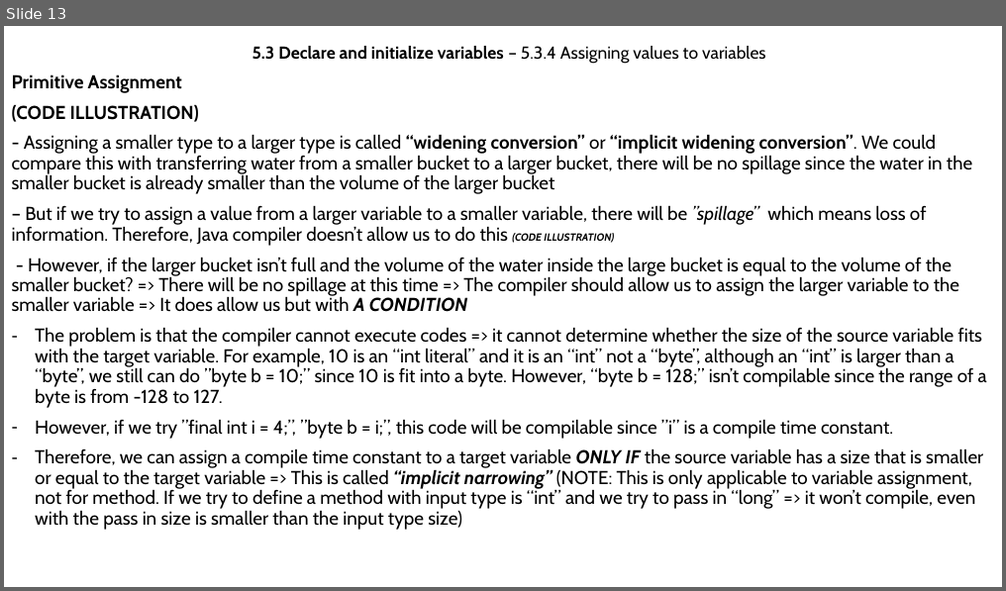
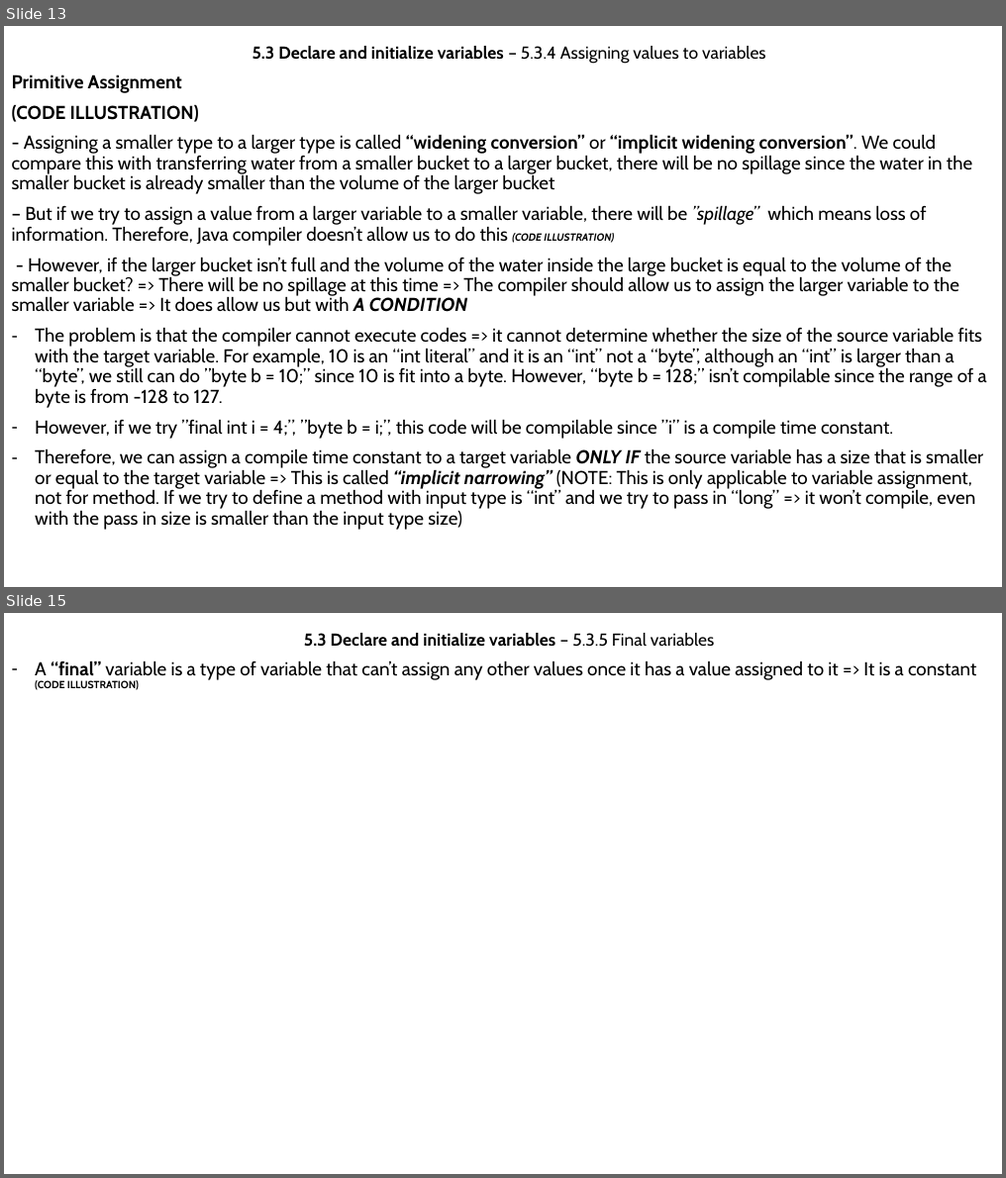
Before and after one commit to MaiDinhVinh/CS-Java, a slide deck: Java SE 8 Teaching Material/Chapter 5 - Working With Java Data Type.pptx. Shown one above the other, each under a label of ours: slide 13 before the commit, slides 13 and 15 after it; the slides between them are not shown. The pictures are 1006x591 and 1006x1178 pixels, drawn with LibreOffice and Linux fonts; fonts in the diff are those of the drawing. Boxes give left, top, right and bottom in pixels: in the first picture for what was removed or moved away, otherwise in the second. Text is boxed around its words. In the diff, an @@ line names an element or a change of style, - is before the commit and + after.

```diff
--- a/Java SE 8 Teaching Material/Chapter 5 - Working With Java Data Type.pptx
+++ b/Java SE 8 Teaching Material/Chapter 5 - Working With Java Data Type.pptx
@@ slide 15 added at (4,613,1002,1174), background #FFFFFF @@
@@ subtitle added at (304,633,715,647), 16.6 pt, text #000000, bold @@
+5.3 Declare and initialize variables – 5.3.5 Final variables
@@ text added at (35,661,976,690), 18 pt, text #000000 @@
+– A “final” variable is a type of variable that can’t assign any other values once it has a value assigned to it => It is a constant (CODE ILLUSTRATION)
```
Also in this commit, not shown: 1 slide changed, 1 other slide added.
